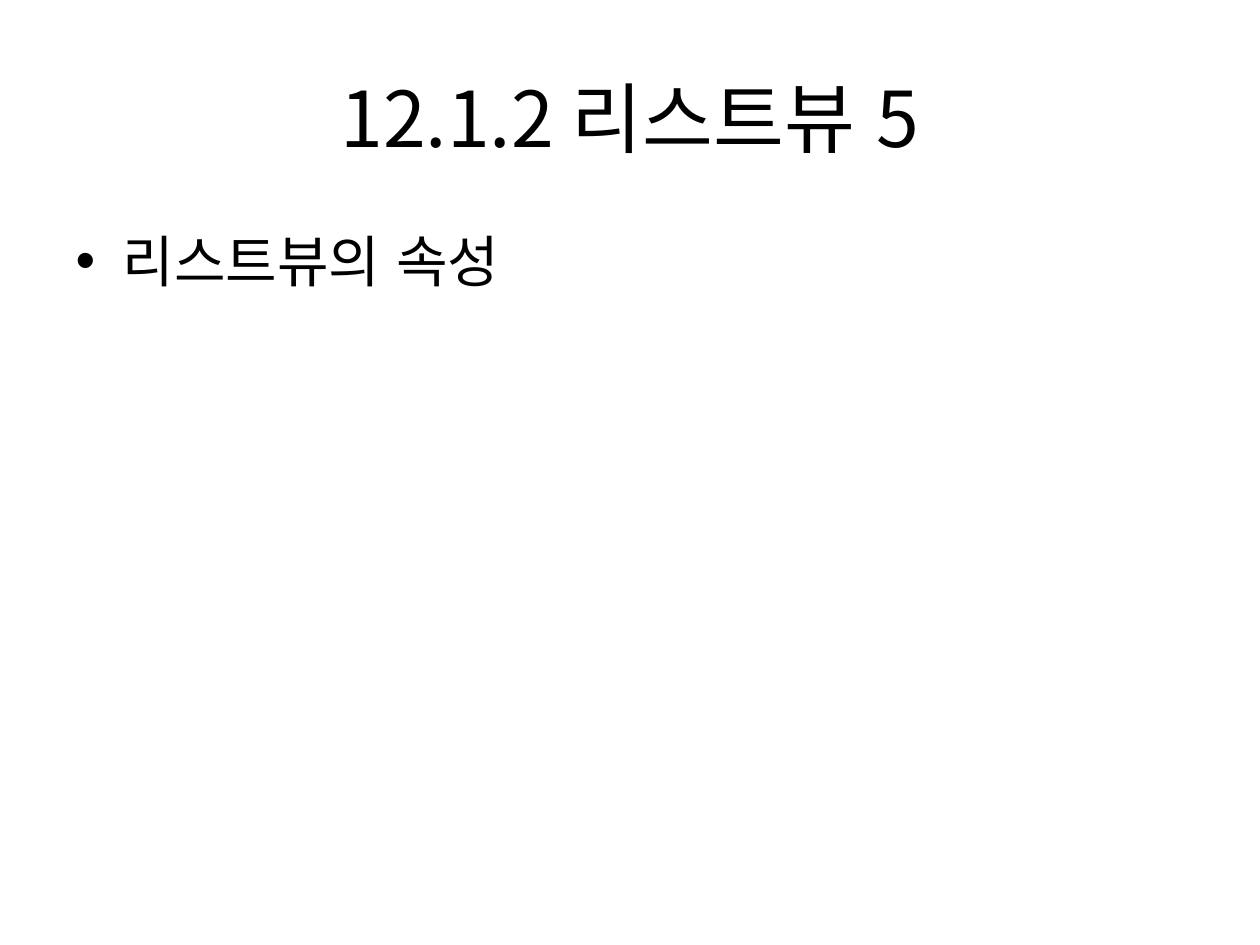
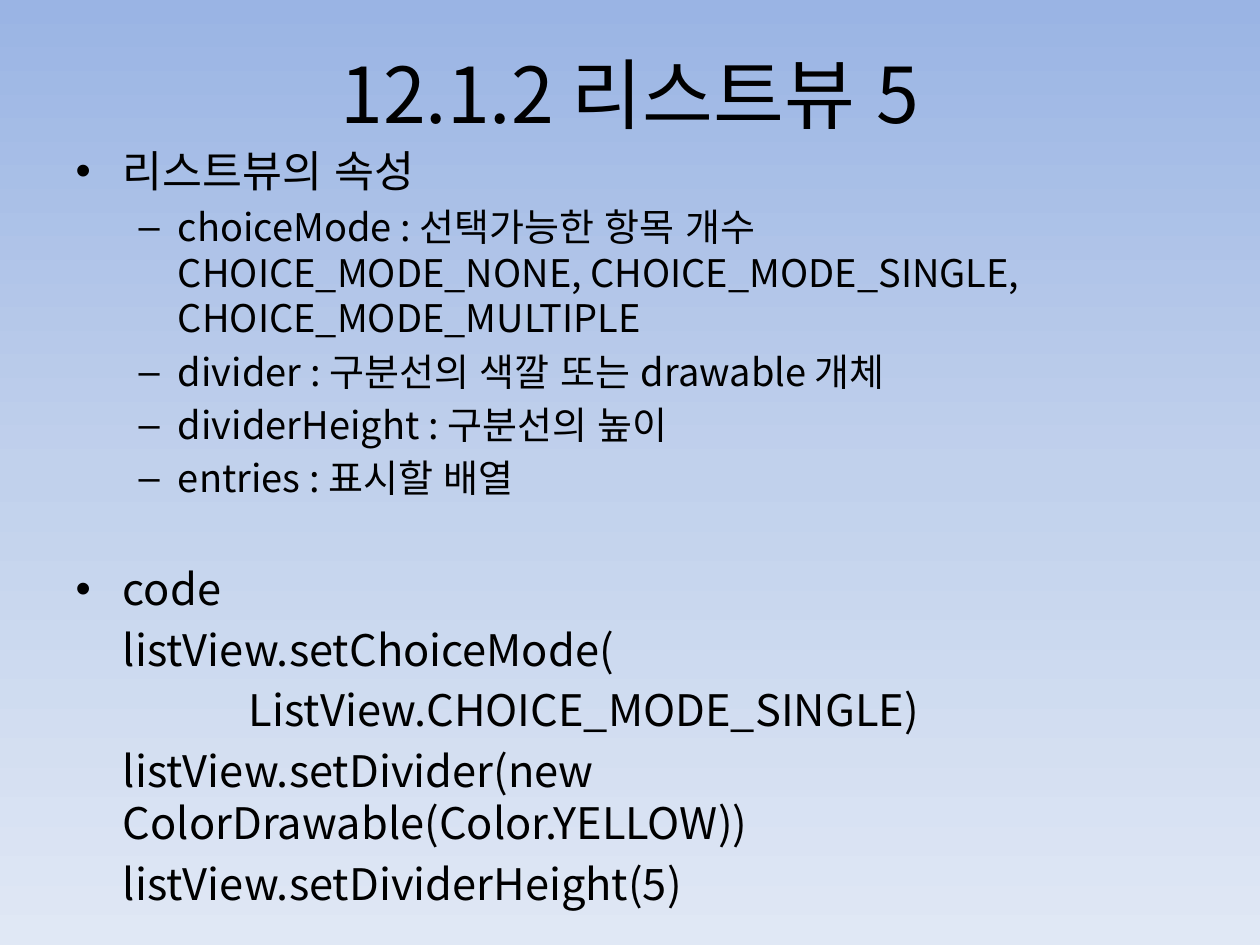
Before and after one commit to dummyFirst/NHK_Japanese, a slide deck: slide 11 of Android/안드로이드 프로그래밍 정복/Chapter12 어댑터뷰.pptx. Drawn at 1260x945 pixels with LibreOffice and Linux fonts; fonts in the diff are those of the drawing. Boxes give left, top, right and bottom in pixels: in the first picture for what was removed or moved away, otherwise in the second. Text is boxed around its words. In the diff, an @@ line names an element or a change of style, - is before the commit and + after.

Commit message:
Add 커스텀 항목 뷰

```diff
--- a/Android/안드로이드 프로그래밍 정복/Chapter12 어댑터뷰.pptx
+++ b/Android/안드로이드 프로그래밍 정복/Chapter12 어댑터뷰.pptx
@@ background #FFFFFF to gradient #9AB5E4 to #C2D1ED to #E1E8F5 @@
@@ title "12.1.2 리스트뷰 5": place and size @@
-title "12.1.2 리스트뷰 5" at box(340, 83, 920, 153)
+title "12.1.2 리스트뷰 5" at box(340, 59, 920, 129)
@@ text "리스트뷰의 속성": place and size @@
-text "리스트뷰의 속성" at box(123, 235, 499, 287)
+text "리스트뷰의 속성" at box(123, 151, 1019, 911)
@@ text at box(123, 151, 415, 191): size 32 to 24.8 pt in "리스트뷰의 속성"; less space between paragraphs @@
@@ text at box(123, 209, 1019, 911): paragraphs added @@
+  – choiceMode : 선택가능한 항목 개수 CHOICE_MODE_NONE, CHOICE_MODE_SINGLE, CHOICE_MODE_MULTIPLE
+  – divider : 구분선의 색깔 또는 drawable 개체
+  – dividerHeight : 구분선의 높이
+  – entries : 표시할 배열
+• code
+listView.setChoiceMode(
+ListView.CHOICE_MODE_SINGLE)
+listView.setDivider(new ColorDrawable(Color.YELLOW))
+listView.setDividerHeight(5)
```
Also in this commit, not shown: 7 other slides changed, 4 slides added.
